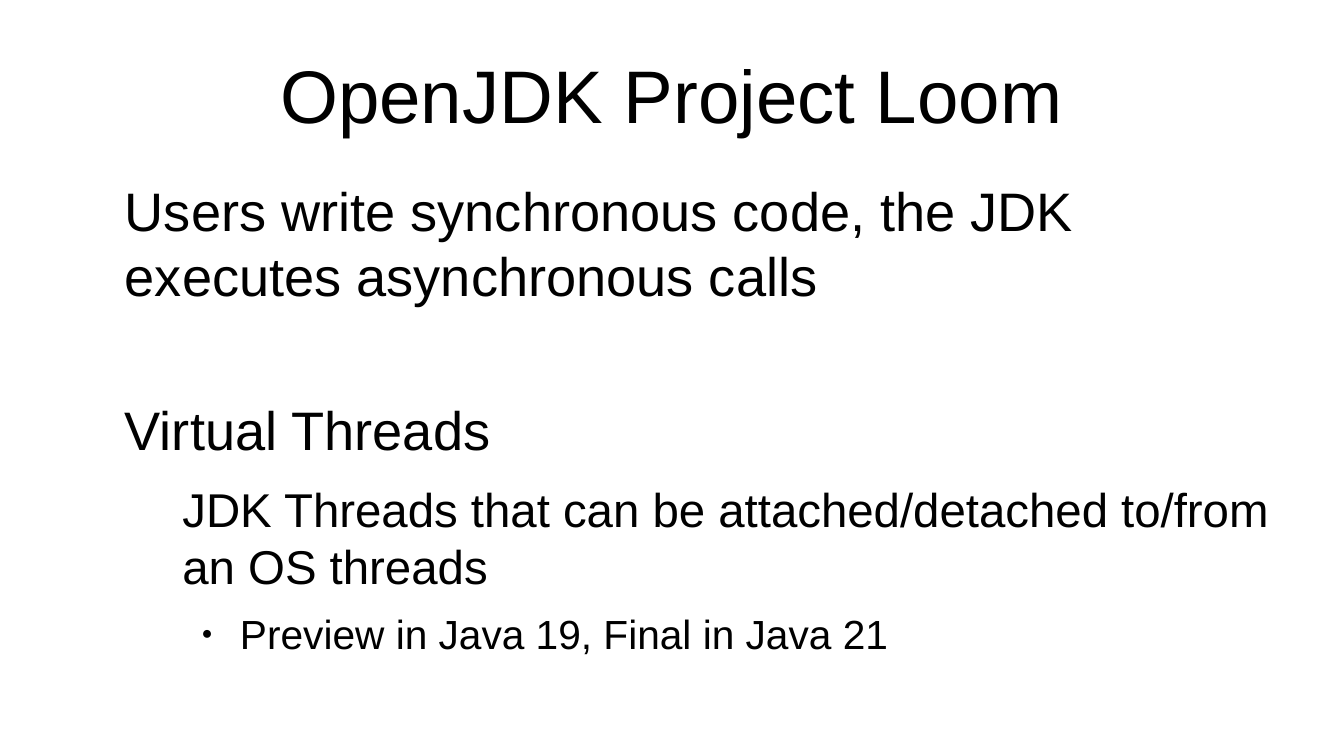
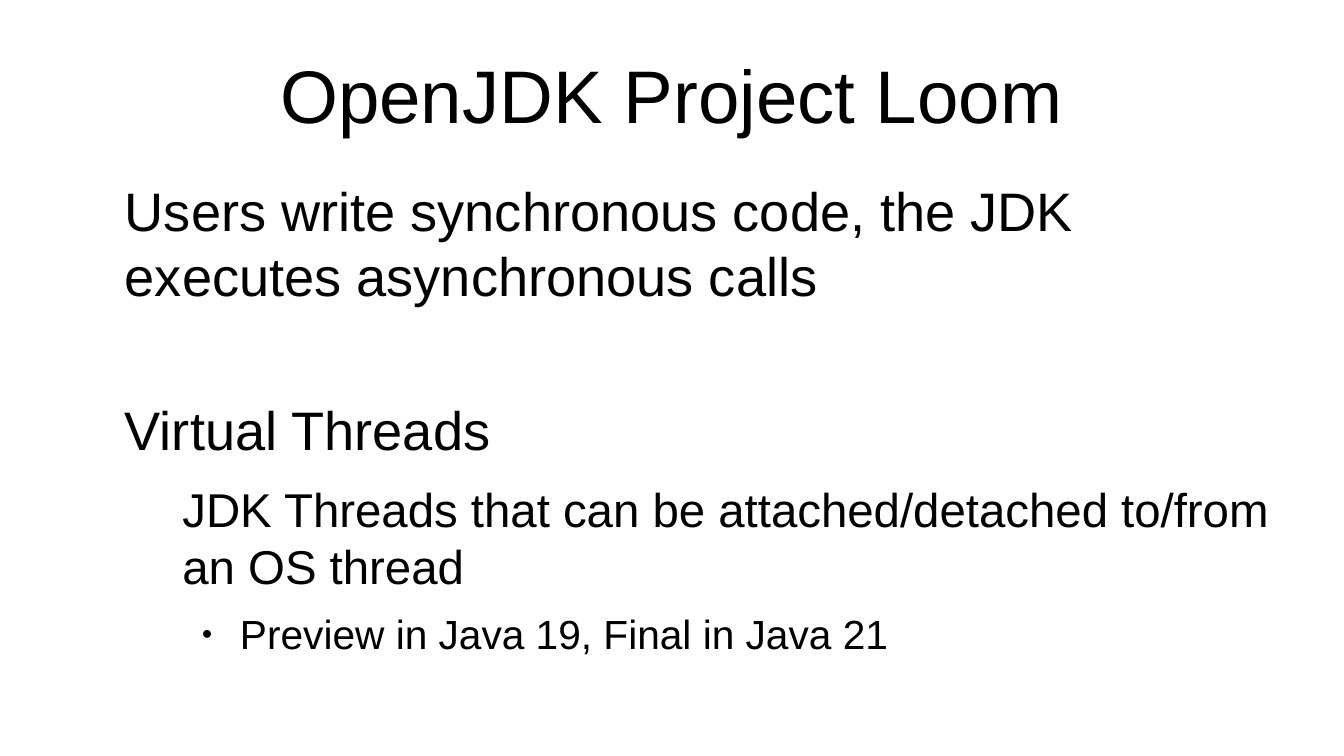
Before and after one commit to forax/loom-fiber, a slide deck: slide 7 of scoop about scopes.odp. Drawn at 1344x756 pixels with LibreOffice and Linux fonts; fonts in the diff are those of the drawing. Boxes give left, top, right and bottom in pixels: in the first picture for what was removed or moved away, otherwise in the second. Text is boxed around its words. In the diff, an @@ line names an element or a change of style, - is before the commit and + after.

```diff
--- a/scoop about scopes.odp
+++ b/scoop about scopes.odp
@@ text at (182, 492, 1268, 585): text changed @@
-  JDK Threads that can be attached/detached to/from
-  an OS threads
+  JDK Threads that can be attached/detached to/from
+  an OS thread
```
Also in this commit, not shown: 11 other slides changed, 1 other file.
